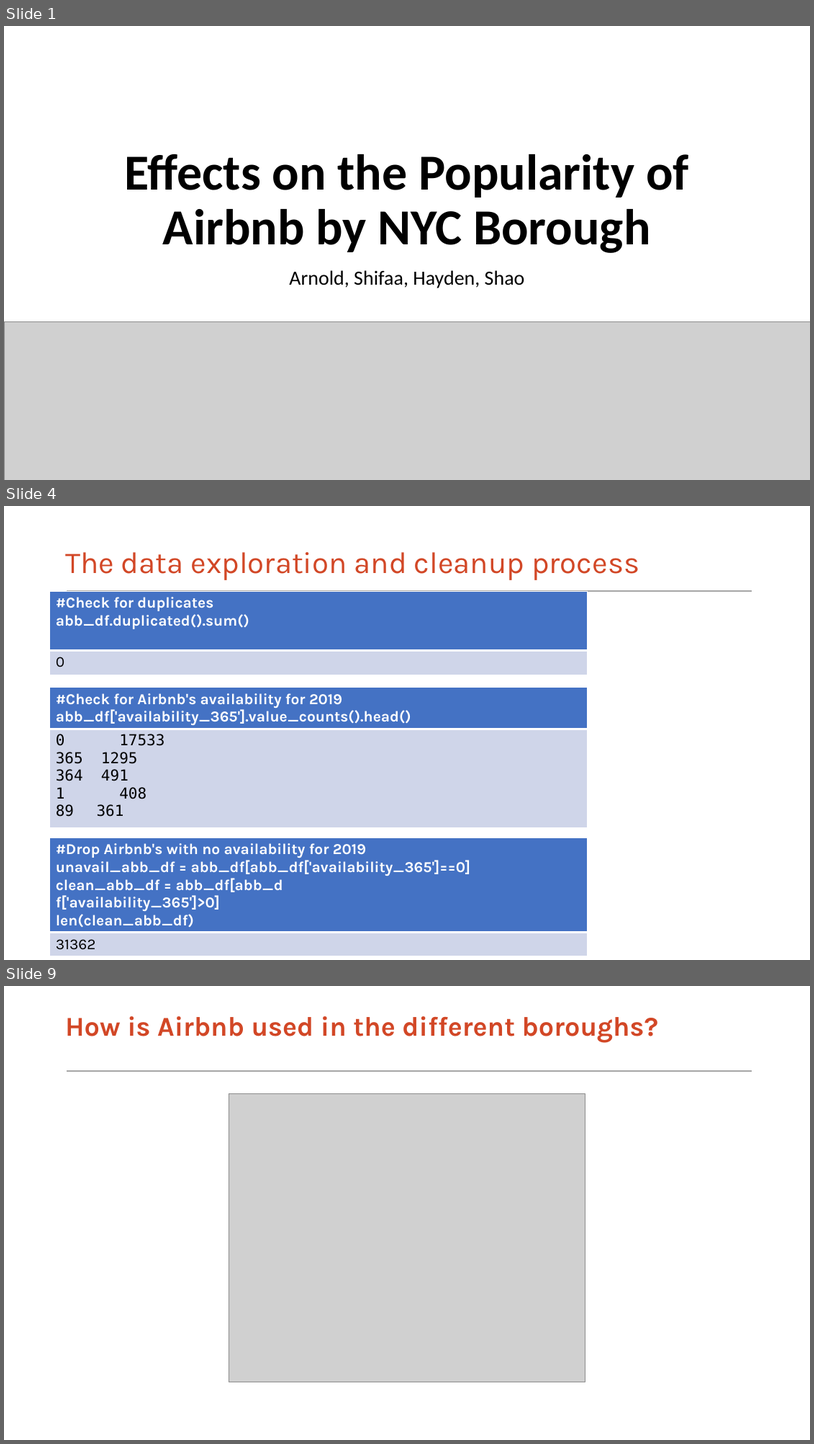
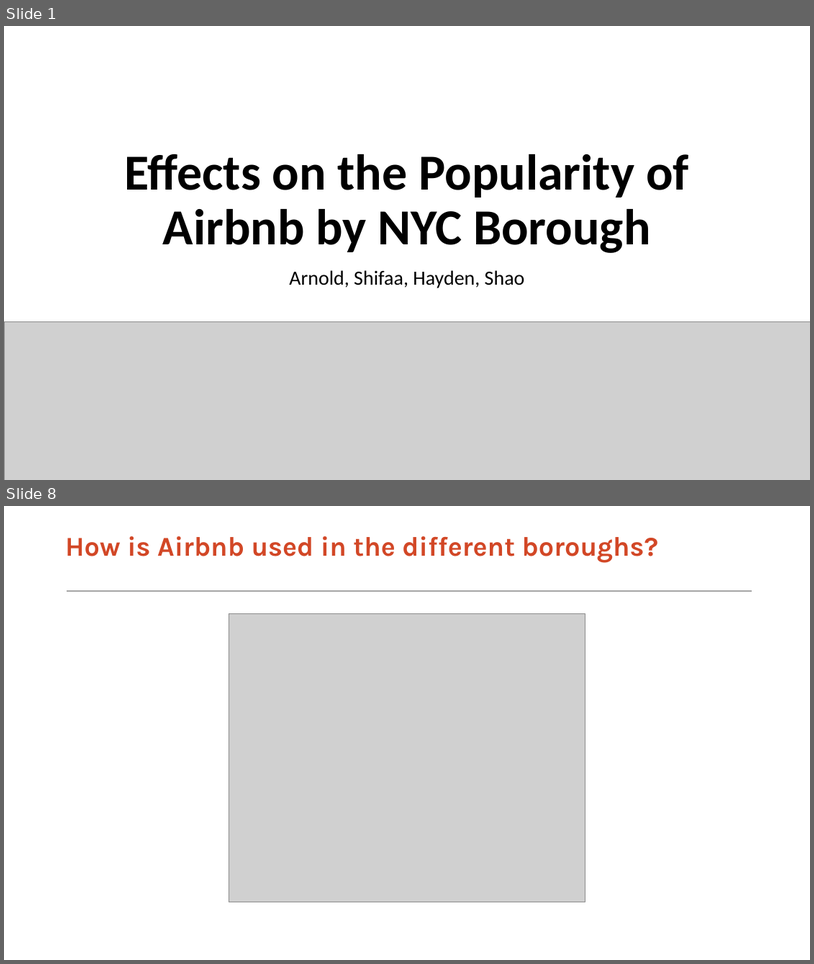
Before and after one commit to hayden4davey/Project1-Group2, a slide deck: Airbnb PPT.pptx. Shown one above the other, each under a label of ours: slides 1, 4 and 9 before the commit, slides 1 and 8 after it; the slides between them are not shown. The pictures are 814x1444 and 814x964 pixels, drawn with LibreOffice and Linux fonts; fonts in the diff are those of the drawing; grey boxes stand for pictures. Boxes give left, top, right and bottom in pixels: in the first picture for what was removed or moved away, otherwise in the second. Text is boxed around its words. In the diff, an @@ line names an element or a change of style, - is before the commit and + after.

```diff
--- a/Airbnb PPT.pptx
+++ b/Airbnb PPT.pptx
@@ slide 4 removed at bbox=[4, 506, 810, 960], background #FFFFFF; not listed: 1 template element that a slide beside it also shows @@
@@ title removed at bbox=[65, 552, 640, 580] @@
-The data exploration and cleanup process
@@ table removed at bbox=[49, 591, 587, 676], 2 rows, 1 columns @@
-#Check for duplicates / abb_df.duplicated().sum()
-0
@@ table removed at bbox=[49, 687, 587, 829], 2 rows, 1 columns @@
-#Check for Airbnb's availability for 2019 / abb_df['availability_365'].value_counts().head()
-0 17533 / 365 1295 / 364 491 / 1 408 / 361
@@ table removed at bbox=[49, 837, 587, 958], 2 rows, 1 columns @@
-#Drop Airbnb's with no availability for 2019 / unavail_abb_df = abb_df[abb_df['availability_365']==0] / clean_abb_df = abb_df[abb_d / f['availability_365']>0] / len(clean_abb_df)
-31362
@@ what was slide 9 is now slide 8 @@
```
Also in this commit, not shown: 2 slides changed, 2 slides added, 2 other slides removed.
